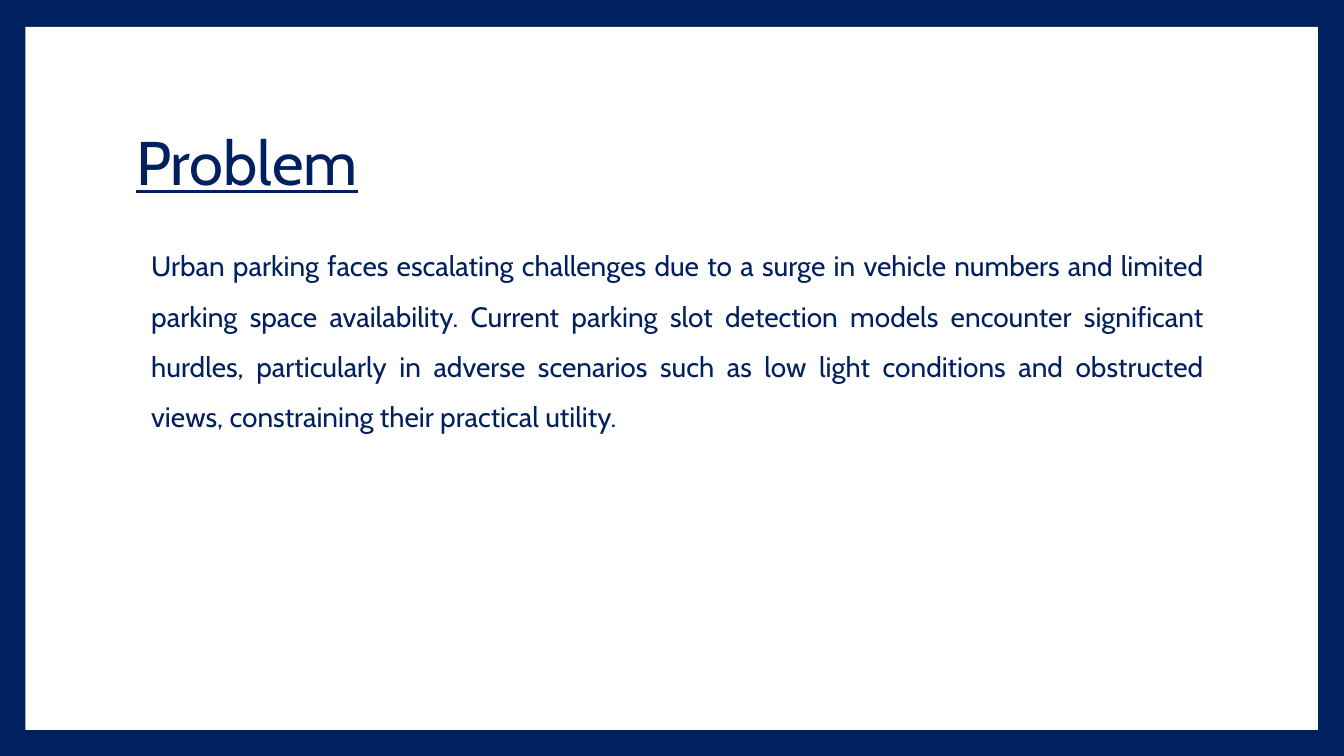
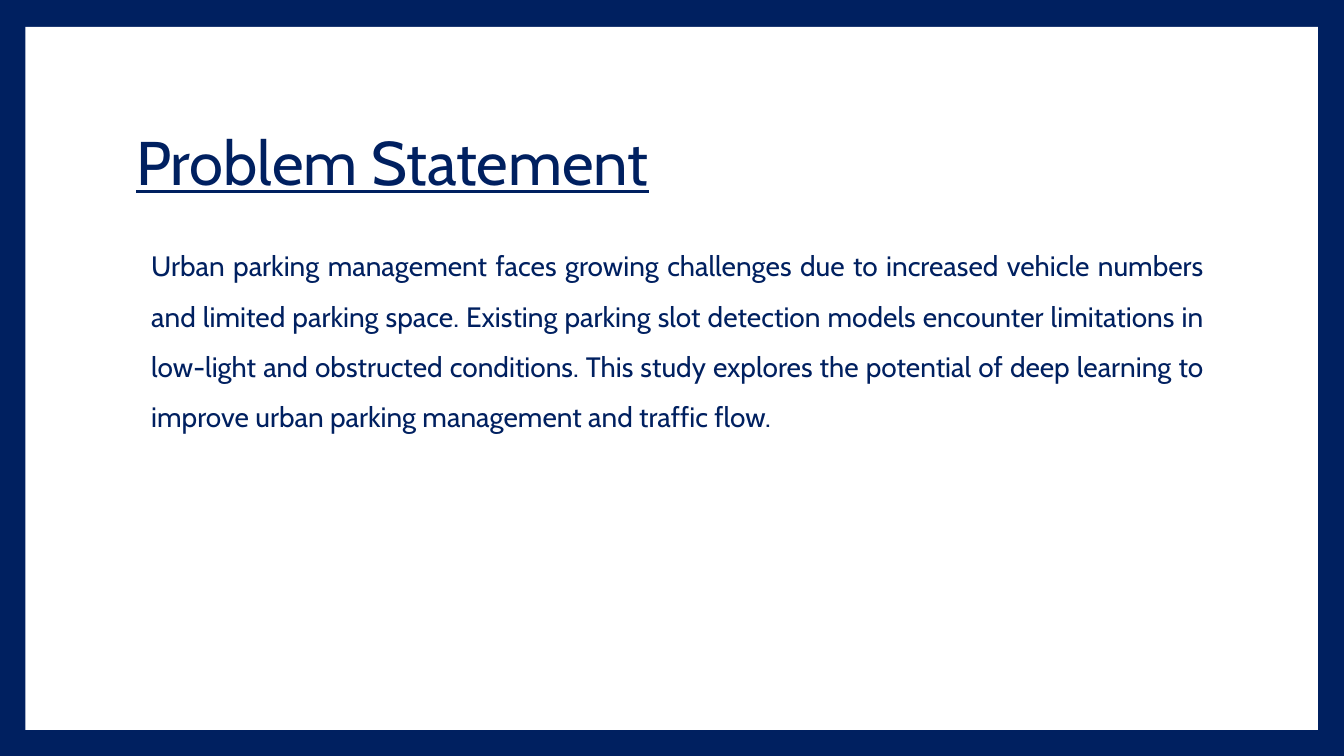
Before and after one commit to hassanarif1231/mphildata, a slide deck: slide 11 of Defence_Thesis.pptx (slide 12 before the commit). Drawn at 1344x756 pixels with LibreOffice and Linux fonts; fonts in the diff are those of the drawing. Boxes give left, top, right and bottom in pixels: in the first picture for what was removed or moved away, otherwise in the second. Text is boxed around its words. In the diff, an @@ line names an element or a change of style, - is before the commit and + after.

```diff
--- a/Defence_Thesis.pptx
+++ b/Defence_Thesis.pptx
@@ title at <box>136,138,648,193</box>: text changed @@
-Problem
+Problem Statement
@@ text at <box>151,255,1204,434</box>: text changed @@
-Urban parking faces escalating challenges due to a surge in vehicle numbers and limited parking space availability. Current parking slot detection models encounter significant hurdles, particularly in adverse scenarios such as low light conditions and obstructed views, constraining their practical utility.
+Urban parking management faces growing challenges due to increased vehicle numbers and limited parking space. Existing parking slot detection models encounter limitations in low-light and obstructed conditions. This study explores the potential of deep learning to improve urban parking management and traffic flow.
```
Also in this commit, not shown: 9 other slides changed, 1 slide added, 2 slides removed.
